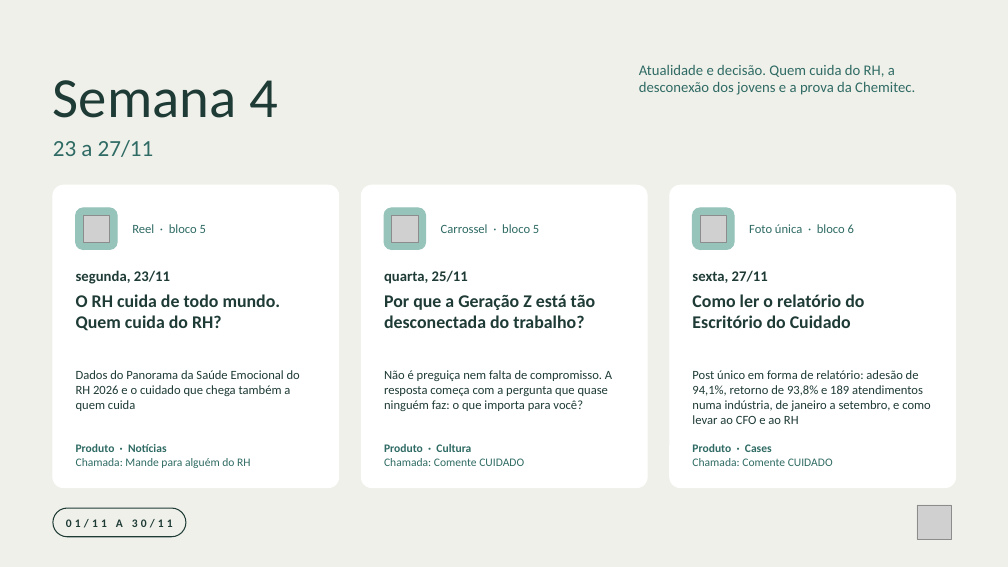
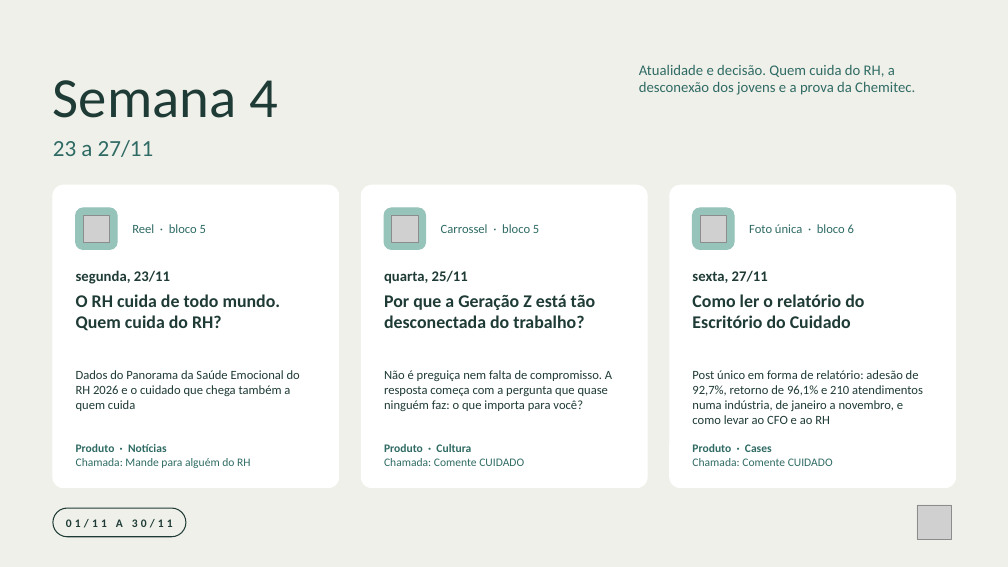
Before and after one commit to nina-rebello/comunicao-fh, a slide deck: slide 6 of marketing/calendario-novembro/Programacao_Instagram_Novembro_2026.pptx. Drawn at 1008x567 pixels with LibreOffice and Linux fonts; fonts in the diff are those of the drawing; grey boxes stand for pictures. Boxes give left, top, right and bottom in pixels: in the first picture for what was removed or moved away, otherwise in the second. Text is boxed around its words. In the diff, an @@ line names an element or a change of style, - is before the commit and + after.

```diff
--- a/marketing/calendario-novembro/Programacao_Instagram_Novembro_2026.pptx
+++ b/marketing/calendario-novembro/Programacao_Instagram_Novembro_2026.pptx
@@ text at (692, 370, 923, 424): text changed @@
-Post único em forma de relatório: adesão de 94,1%, retorno de 93,8% e 189 atendimentos numa indústria, de janeiro a setembro, e como levar ao CFO e ao RH
+Post único em forma de relatório: adesão de 92,7%, retorno de 96,1% e 210 atendimentos numa indústria, de janeiro a novembro, e como levar ao CFO e ao RH
```
Also in this commit, not shown: 12 other files.
